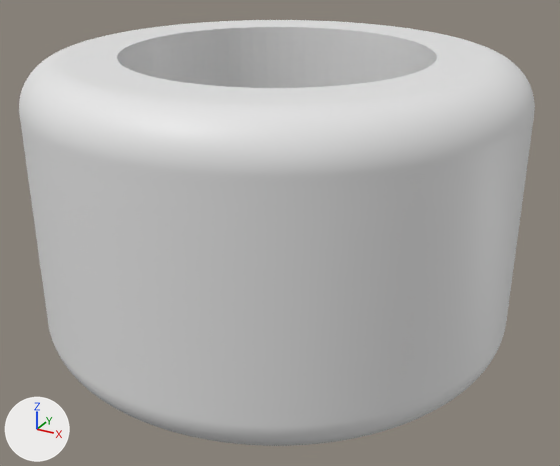
Renders of the Blender file 3d/2208电机轮子4.blend from each side of a commit.
One viewpoint serves both versions: a 50 mm camera at (0.0352, -0.0634, 0.0449) aimed at (0.0008, -0.001, 0.0137). Every picture has the same lights, and +X, +Y and +Z are marked at lower left.

Objects in the first picture: '34.001', 'WHELL'.
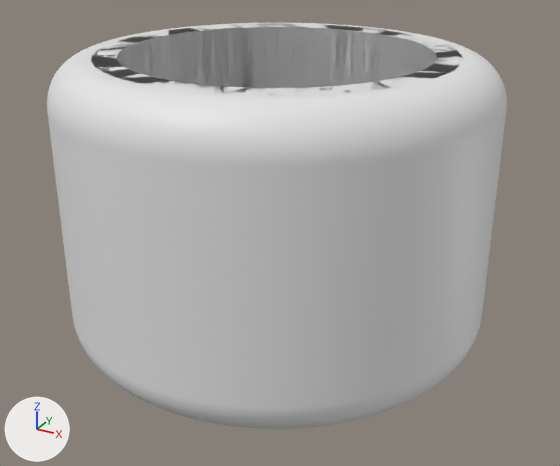
ob_圆环_001 is not drawn itself; it is used by a modifier of ob_whell.

Location of each change, (x1, y1, x2, y2) in pixels of the pictures (560 x 466 px; the box of a moved part takes in the faces that stretch with it):
'WHELL', reshaped, modifiers changed (11% narrower): before (19, 20, 535, 446); after (47, 23, 507, 429)
part 1 of me_圆环_001, deleted: before (19, 20, 535, 446)
part 2 of me_圆环_028, moved or reshaped (not visible before): after (73, 318, 482, 429)
part 3 of me_圆环_028, moved or reshaped (not visible before): after (47, 23, 507, 354)
'34.001', unchanged, covered by the edit: before (91, 24, 462, 95); after (94, 24, 462, 95)

Edits to the bpy script that builds the scene:
```text
Change me_圆环_028:
    used by ob_圆环_001; location = (0.0, 0.0, 0.001)
    remove me_圆环_028.from_pydata(...)  # 34569 vertices, 34586 faces; spans x -0.0232..0.0232, y -0.0233..0.0232, z 0.0..0.0284
    add me_圆环_028.from_pydata(...)  # 34569 vertices, 34586 faces; spans x -0.0209..0.0209, y -0.0209..0.0209, z 0.0..0.0284
    me_圆环_028 part 2: 16896 of the vertices in x -0.0232..0.0232, y -0.0233..0.0232, z 0.0..0.004 are scaled about their middle by (0.9, 0.9, 1)
    me_圆环_028 part 3: 16896 of the vertices in x -0.0232..0.0232, y -0.0233..0.0232, z 0.0244..0.0284 are scaled about their middle by (0.9, 0.9, 1)
Change me_圆环_001:
    used by ob_whell; location = (0.0, 0.0, 0.003); rotation_euler = (3.142, 0.0, 0.0), in degrees (180, 0, 0)
    remove me_圆环_001.from_pydata(...)  # 34569 vertices, 34586 faces; spans x -0.0232..0.0232, y -0.0233..0.0232, z -0.0284..0.0
    add me_圆环_001.from_pydata(...)  # 0 vertices, 0 faces; spans empty
    me_圆环_001 part 1: the whole mesh is rebuilt
Change ob_圆环_001:
    ob_圆环_001.location: (0.0, 0.0, 0.001) -> (0.0, 0.0, 0.003)
Change ob_whell:
    add _m = ob_whell.modifiers.new('布尔', 'BOOLEAN')
    add _m.object = ob_34_001
    add _m.operation = 'UNION'
    add _m = ob_whell.modifiers.new('布尔.001', 'BOOLEAN')
    add _m.object = ob_圆环_001
    add _m.operation = 'UNION'
```
